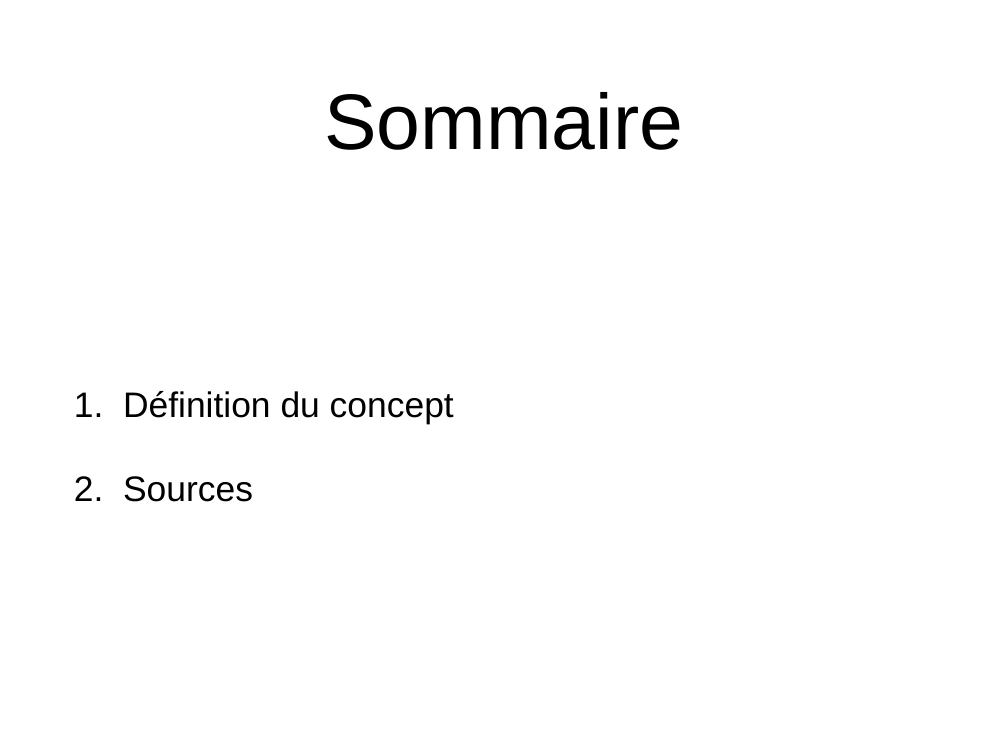
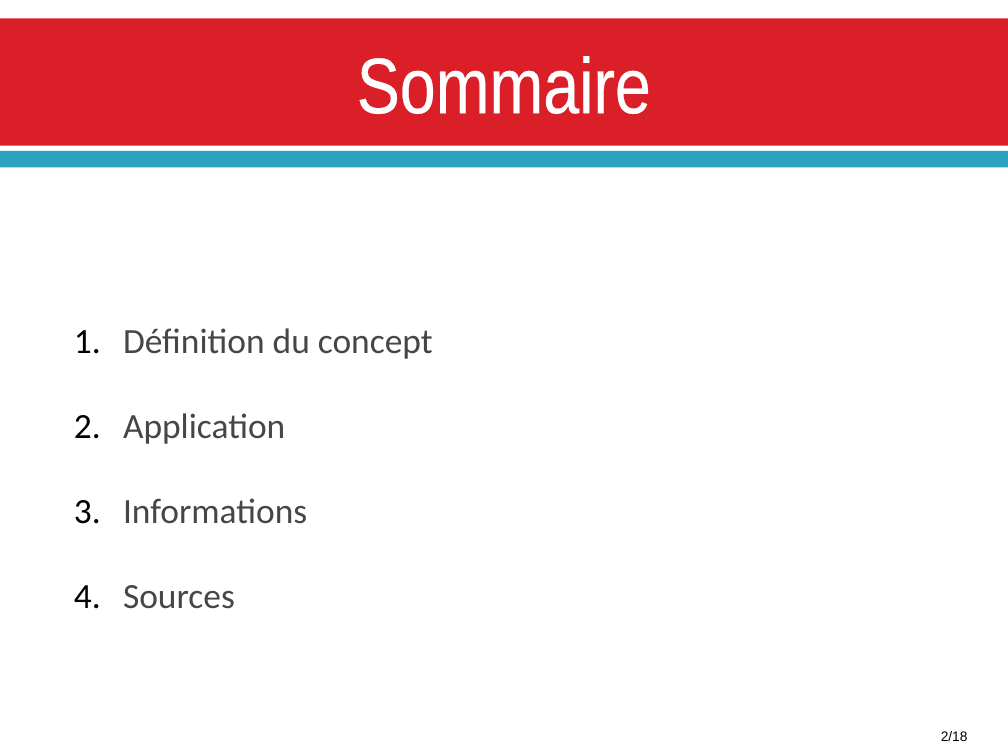
Before and after one commit to Mekiis/LP, a slide deck: slide 2 of COMMUNICATION/Convention_Collective.pptx. Drawn at 1008x756 pixels with LibreOffice and Linux fonts; fonts in the diff are those of the drawing. Boxes give left, top, right and bottom in pixels: in the first picture for what was removed or moved away, otherwise in the second. Text is boxed around its words. In the diff, an @@ line names an element or a change of style, - is before the commit and + after.

```diff
--- a/COMMUNICATION/Convention_Collective.pptx
+++ b/COMMUNICATION/Convention_Collective.pptx
@@ rectangle added at (0,18,1008,146), fill #DA1F28 @@
@@ title "Sommaire" at (357,56,651,114): font Arial to Arial Narrow, text colour #000000 to #FFFFFF, letter outline none to #FFFFFF 1.1 pt; vertical alignment middle to top @@
@@ rectangle added at (0,151,1008,167), fill #2DA2BF @@
@@ text at (123,328,433,609): font Arial to Calibri, text colour #000000 to #464646 in "Définition du concept", "Sources"; line spacing 1 to 2; less space between paragraphs @@
@@ text at (123,413,307,524): paragraphs added @@
+2. Application
+3. Informations
@@ text added at (941,731,968,741), 14 pt, text #000000 @@
+2/18
```
Also in this commit, not shown: 6 other slides changed, 11 slides added, 3 slides removed.
